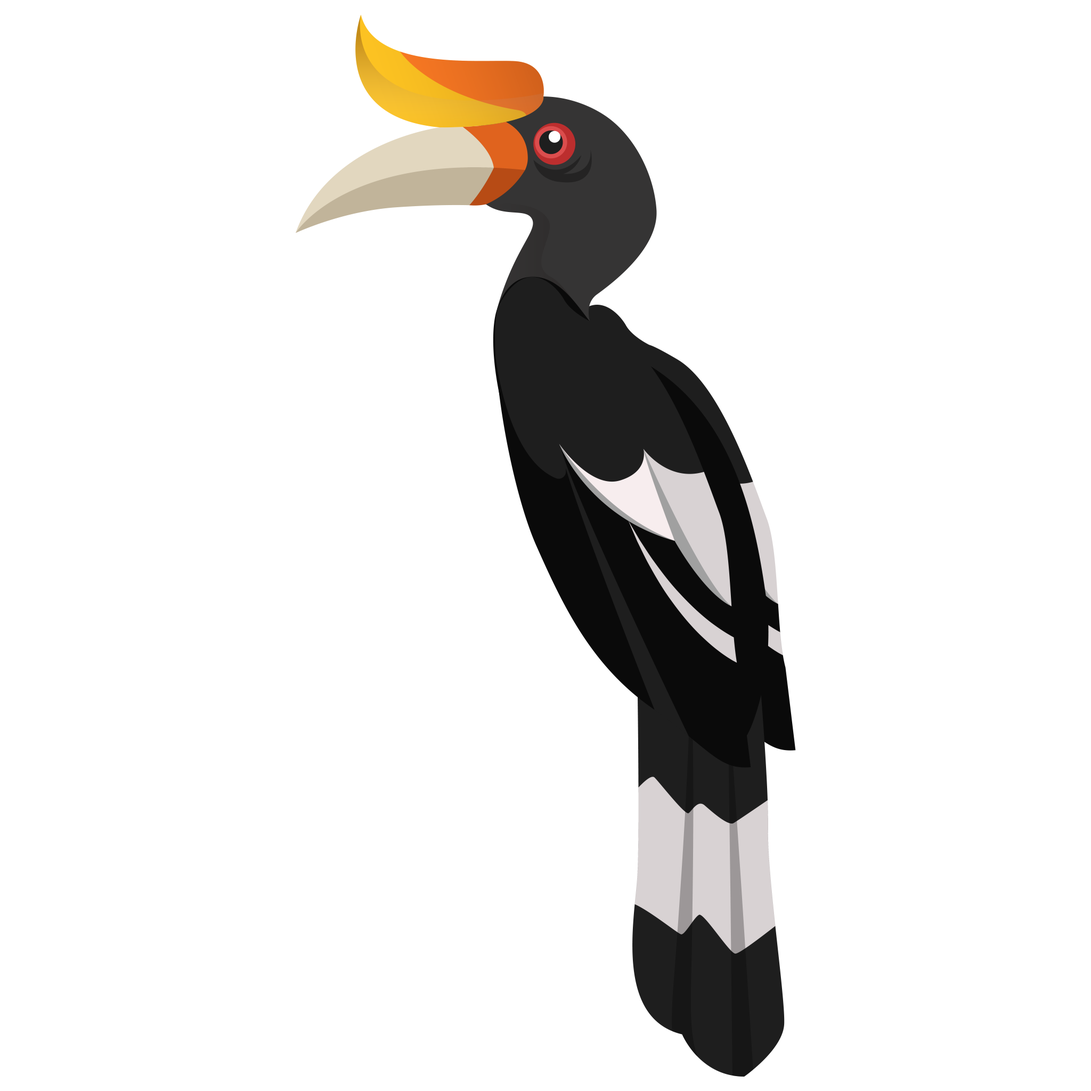
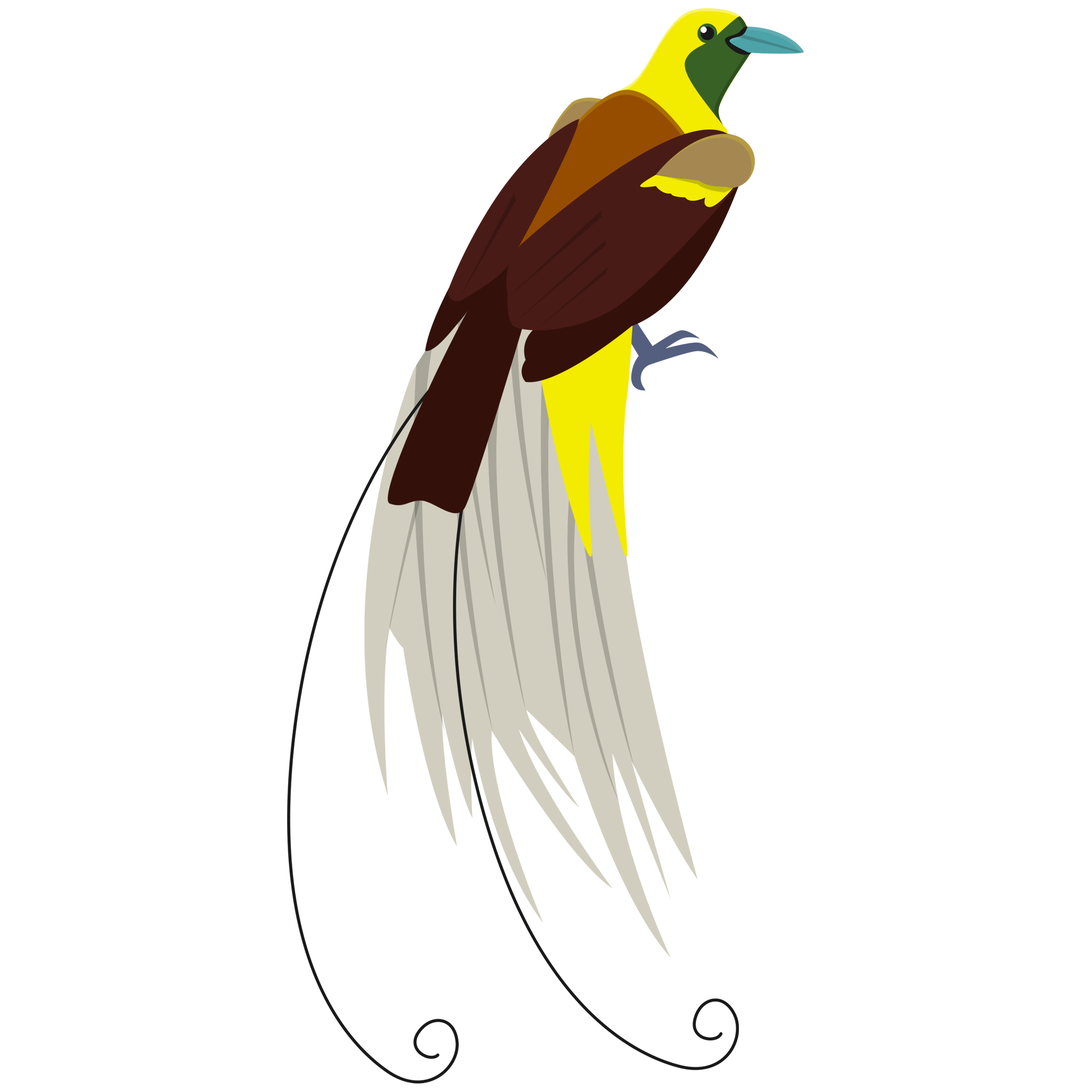
Layered file, before and after one edit (1091px x 1091px). Changes by layer:
removed group "10" (9 layers) over [295, 14, 797, 1078]
added group "6" with 7 layers over [287, 7, 805, 1085]
moved "EyeWhitePart" into group "6", painted on it over [548, 26, 708, 143]
removed layer "Comb" from group "10" over [355, 14, 545, 128]
added layer "RightWing" in group "6" over [506, 129, 756, 383]
added layer "LeftWing" in group "6" over [425, 118, 580, 352]
added layer "Back" in group "6" over [513, 89, 694, 320]
added layer "BodyHead" in group "6" over [515, 7, 805, 557]
renamed "Beak" to "Tail", moved it into group "6", painted on it over [287, 121, 740, 1085]
removed layer "EyeBackPart" from group "10" over [533, 122, 577, 166]
removed layer "FrontWing" from group "10" over [495, 277, 752, 768]
removed layer "Body" from group "10" over [492, 276, 770, 749]
removed layer "Head" from group "10" over [466, 96, 658, 322]
removed layer "Tail" (in "10") from group "10" over [632, 621, 786, 1078]
renamed "BackWing" to "Leg", moved it into group "6", painted on it over [563, 304, 797, 751]
